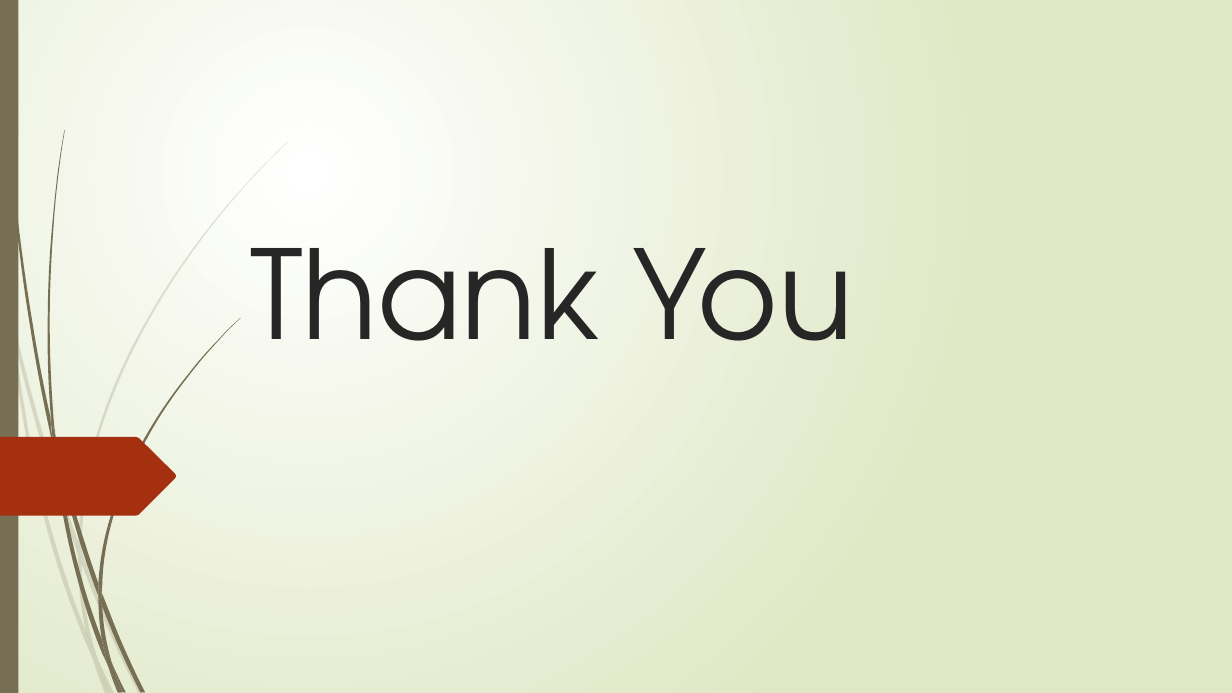
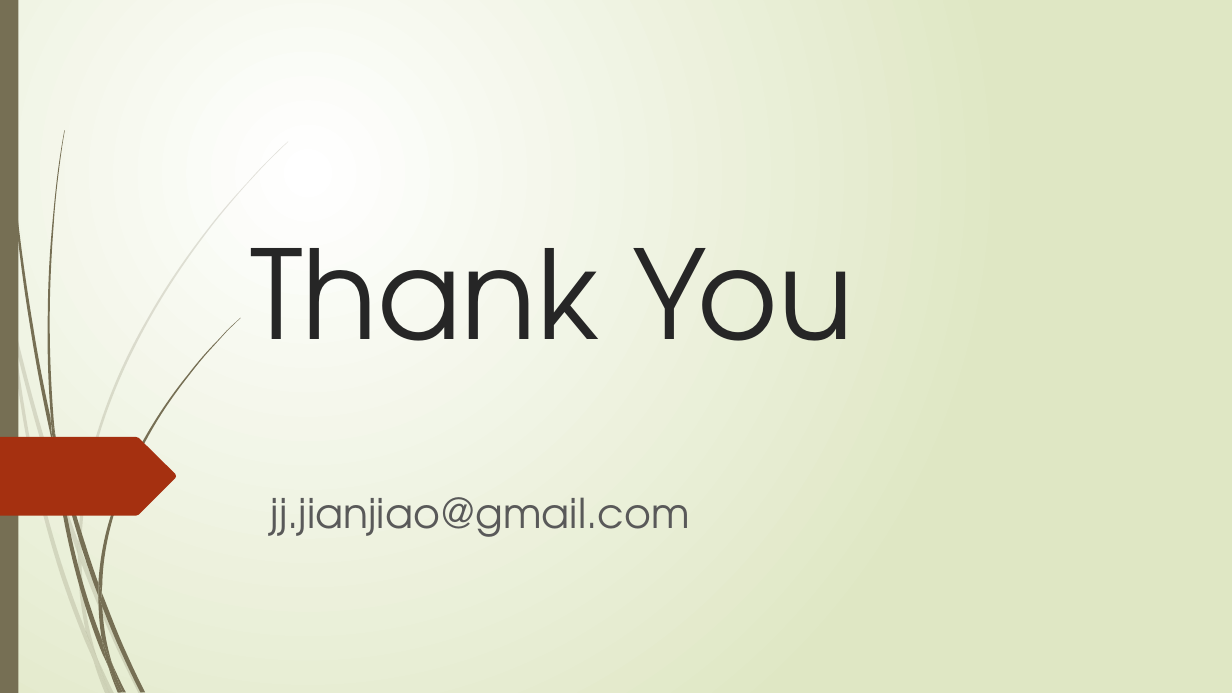
Before and after one commit to DMIT2504/dmit2504-e01-spring2020term-courseproject-JJ-JianJiao, a slide deck: slide 29 of 2048_project_tutorial.pptx (slide 28 before the commit). Drawn at 1232x693 pixels with LibreOffice and Linux fonts; fonts in the diff are those of the drawing; background and template pictures are left out. Boxes give left, top, right and bottom in pixels: in the first picture for what was removed or moved away, otherwise in the second. Text is boxed around its words. In the diff, an @@ line names an element or a change of style, - is before the commit and + after.

```diff
--- a/2048_project_tutorial.pptx
+++ b/2048_project_tutorial.pptx
@@ subtitle added at (271,497,690,537), 32 pt, text #595959 @@
+jj.jianjiao@gmail.com
```
Also in this commit, not shown: 3 other slides changed, 1 slide added.
